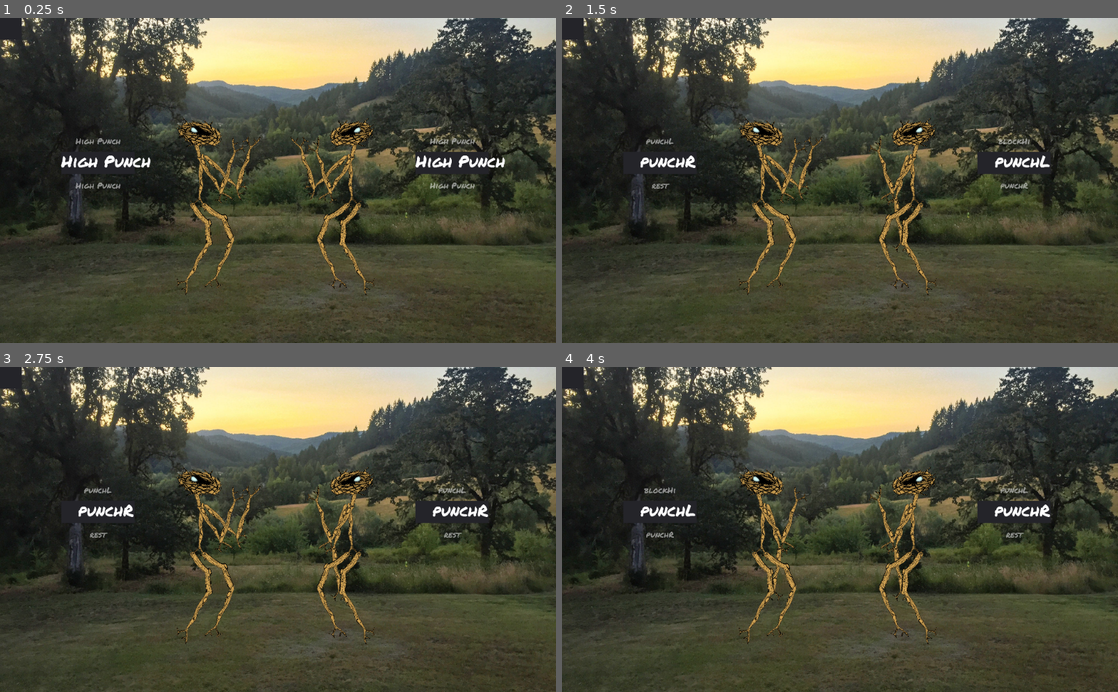
Above: before the commit, frames 1-4 (two rows, left to right).
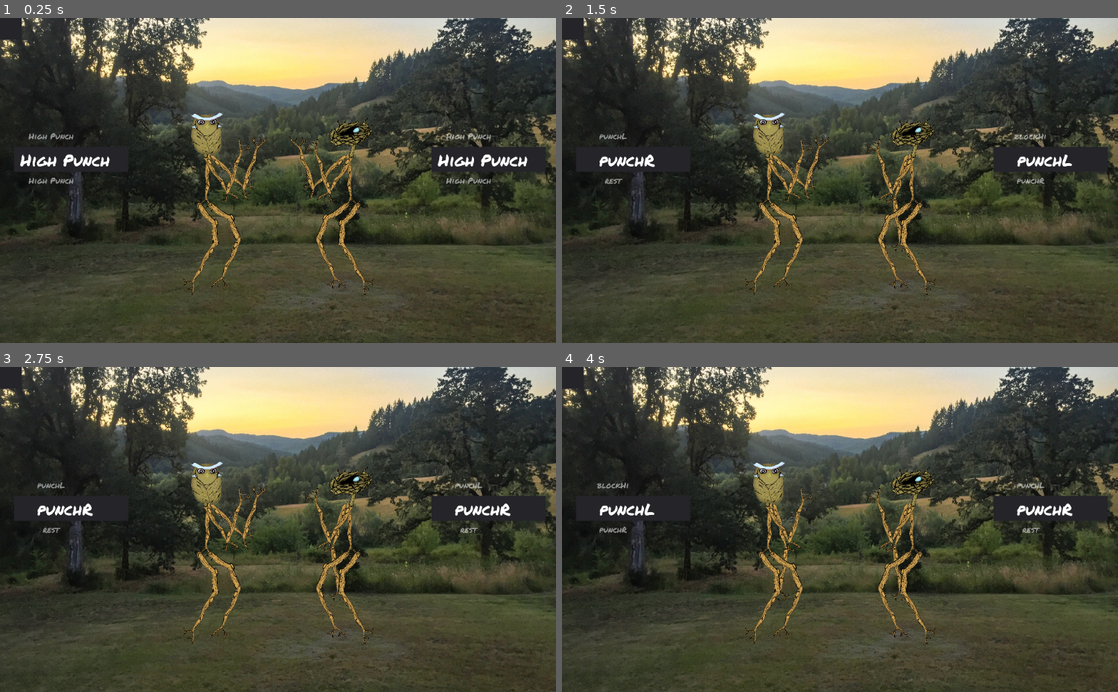
Above: after the commit, the same moments.

Repository: thesage1014/pigsSSJomt
Game: Godot game, scene res://sticky.tscn
The game is run twice, just before and just after one commit, with the same random seed, the same clock (stepped at 60 frames per second) and the same inputs.
Inputs:
- Up to frame 1 (0.25 s): no input
- Up to frame 2 (1.5 s): tap Enter at 0.5 s; tap Left (p1_a) at 0.6 s; tap Up (p1_b) at 1.35 s
- Up to frame 3 (2.75 s): tap Space at 2 s; tap Down (p1_c) at 2.1 s
- Up to frame 4 (4 s): tap Enter at 2.75 s; tap A (p2_a) at 2.85 s; tap E (p2_b) at 3.6 s

The runs differ from the first frame. In frame 1, 5.8% of the frame differs, in the area x 2-99%, y 29-86%; in frame 2, 5.3%; in frame 3, 5.2%; in frame 4, 5.1%.

Commit message:
added brd

Diff:
--- a/AttackRoller.tscn
+++ b/AttackRoller.tscn
@@ -4,24 +4,24 @@
 [ext_resource path="res://assets/new_dynamicfont.tres" type="DynamicFont" id=2]
 [ext_resource path="res://assets/new_dynamicfontdata.tres" type="DynamicFontData" id=3]
 
-[sub_resource type="DynamicFont" id=2]
+[sub_resource type="DynamicFont" id=1]
 size = 30
 outline_color = Color( 0.54902, 0.54902, 0.54902, 0.392157 )
 font_data = ExtResource( 3 )
 
 [node name="AttackRoller" type="Panel"]
-margin_left = 402.53
-margin_top = -595.648
-margin_right = 672.53
-margin_bottom = -513.648
+margin_right = 420.0
+margin_bottom = 93.0
 rect_scale = Vector2( -1, 1 )
+size_flags_horizontal = 0
+size_flags_vertical = 0
 script = ExtResource( 1 )
 
 [node name="ActiveAttack" type="Label" parent="."]
-margin_top = -9.42
-margin_right = 330.0
-margin_bottom = 77.58
-rect_pivot_offset = Vector2( -2515.43, -178.276 )
+margin_left = 5.27441
+margin_top = 5.06488
+margin_right = 370.274
+margin_bottom = 92.0649
 custom_fonts/font = ExtResource( 2 )
 text = "High Punch"
 align = 1
--- a/Fighter.tscn
+++ b/Fighter.tscn
@@ -6,7 +6,8 @@
 [ext_resource path="res://assets/legstick1.tres" type="SpriteFrames" id=4]
 [ext_resource path="res://assets/stick3.png" type="Texture" id=5]
 [ext_resource path="res://assets/nest.png" type="Texture" id=6]
-[ext_resource path="res://AnimationPlayer.tscn" type="PackedScene" id=7]
+[ext_resource path="res://assets/berd.png" type="Texture" id=7]
+[ext_resource path="res://AnimationPlayer.tscn" type="PackedScene" id=8]
 
 [sub_resource type="SpriteFrames" id=1]
 animations = [ {
@@ -18,7 +19,7 @@
 
 [sub_resource type="SpriteFrames" id=2]
 animations = [ {
-"frames": [ ExtResource( 6 ) ],
+"frames": [ ExtResource( 6 ), ExtResource( 7 ) ],
 "loop": true,
 "name": "default",
 "speed": 5.0
@@ -700,16 +701,13 @@
 script = ExtResource( 1 )
 
 [node name="AttackRoller" parent="." instance=ExtResource( 2 )]
-anchor_right = 1.0
-anchor_bottom = 1.0
-margin_left = 246.936
-margin_top = -487.094
-margin_right = 516.936
-margin_bottom = -405.094
-rect_pivot_offset = Vector2( 137.729, 40.8788 )
+margin_left = 311.185
+margin_top = -504.577
+margin_right = 731.185
+margin_bottom = -411.577
+rect_pivot_offset = Vector2( 203.903, 44.2925 )
 
 [node name="Skeleton" type="Skeleton2D" parent="."]
-editor/display_folded = true
 position = Vector2( -9.35941, -478.97 )
 __meta__ = {
 "_edit_ik_": true
@@ -722,6 +720,7 @@
 frames = ExtResource( 3 )
 
 [node name="ArmR" type="AnimatedSprite" parent="Skeleton/Torso"]
+editor/display_folded = true
 position = Vector2( -644.386, 163.503 )
 rotation = 0.792942
 frames = ExtResource( 3 )
@@ -749,6 +748,7 @@
 }
 
 [node name="ArmL" type="AnimatedSprite" parent="Skeleton/Torso"]
+editor/display_folded = true
 position = Vector2( -654.04, -19.9221 )
 rotation = 32.0354
 frames = ExtResource( 3 )
@@ -774,6 +774,7 @@
 }
 
 [node name="LegR" type="AnimatedSprite" parent="Skeleton/Torso"]
+editor/display_folded = true
 position = Vector2( 558.182, 152.751 )
 rotation = 0.699139
 frames = ExtResource( 4 )
@@ -801,6 +802,7 @@
 }
 
 [node name="LegL" type="AnimatedSprite" parent="Skeleton/Torso"]
+editor/display_folded = true
 position = Vector2( 551.068, -107.444 )
 rotation = 0.408539
 frames = ExtResource( 4 )
@@ -827,7 +829,7 @@
 }
 
 [node name="neck" type="AnimatedSprite" parent="Skeleton/Torso"]
-editor/display_folded = true
+modulate = Color( 0.807843, 0.941176, 1, 1 )
 position = Vector2( -664.656, 73.7129 )
 rotation = -2.90264
 scale = Vector2( 0.86162, 0.86162 )
--- a/scripts/Fighter1.gd
+++ b/scripts/Fighter1.gd
@@ -33,6 +33,7 @@
 	if playerNumber == 1 :
 		btn = ['p1_a','p1_b','p1_c']
 	elif playerNumber == 2:
+		get_node("Skeleton/Torso/neck/head").frame = 1
 		btn = ['p2_a','p2_b','p2_c']
 	pass
 
--- a/sticky.tscn
+++ b/sticky.tscn
@@ -29,9 +29,9 @@
 margin_bottom = 14.0
 
 [node name="Fighter1" parent="." instance=ExtResource( 2 )]
-position = Vector2( -106.394, -6.64807 )
+position = Vector2( -110.194, -6.64807 )
 
 [node name="Fighter2" parent="." instance=ExtResource( 2 )]
-position = Vector2( -642.806, -6.64807 )
+position = Vector2( -618.799, -6.64807 )
 scale = Vector2( -1, 1 )
 playerNumber = 2
Not shown: 2 places in AttackRoller.tscn that only renumber resources
Not shown: 2 places in Fighter.tscn that only renumber resources
Binary file added: assets/berd.png
Not shown, added: assets/berd.png.import
Not shown, added: assets/berd.psd
